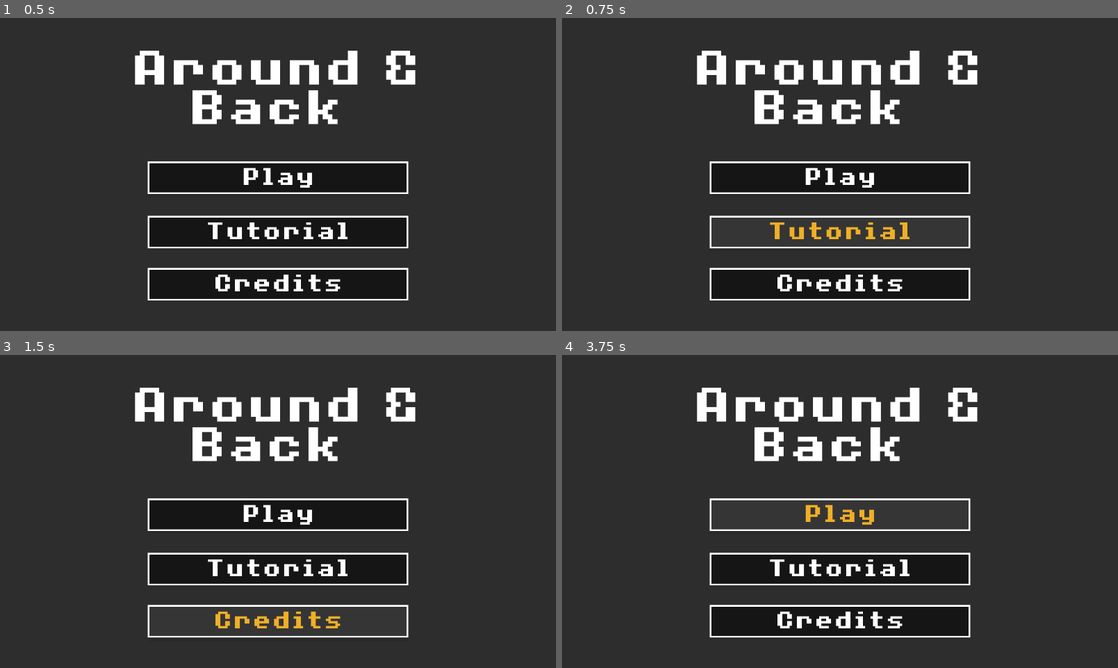
Above: before the commit, frames 1-4 (two rows, left to right).
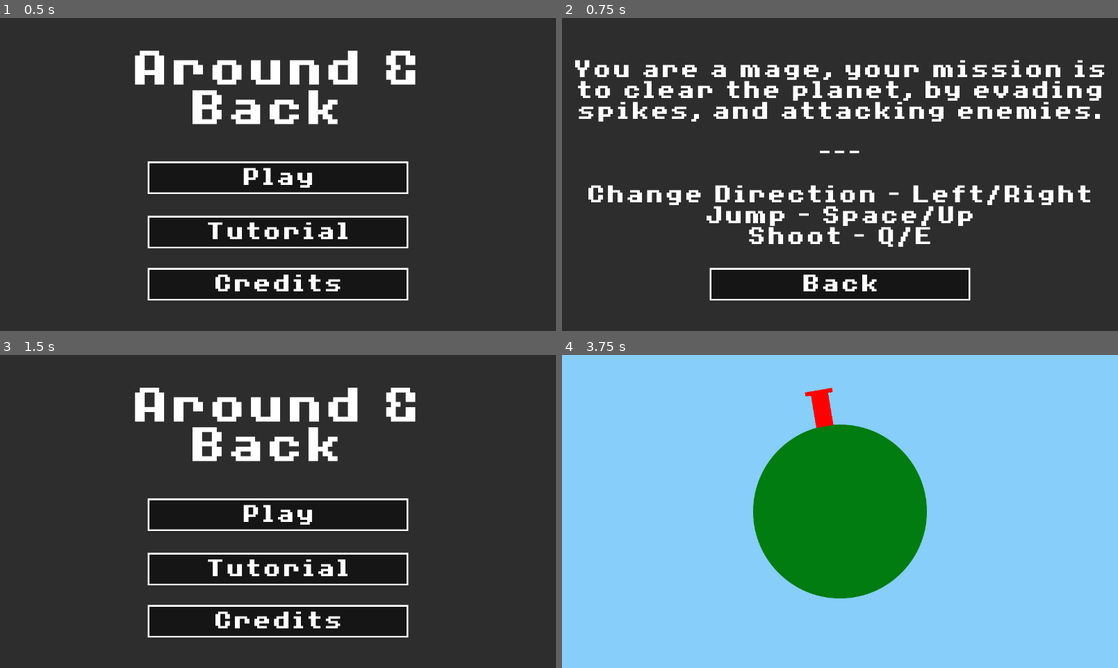
Above: after the commit, the same moments.

Repository: NoohAlavi/JuicyJam2022
Game: Godot game, scene res://UI/MainMenu.tscn
The game is run twice, just before and just after one commit, with the same random seed, the same clock (stepped at 60 frames per second) and the same inputs.
Inputs (mouse positions are in pixels of both pictures, inside the frame that each line leads up to):
- Up to frame 1 (0.5 s): no input
- Up to frame 2 (0.75 s): click "Tutorial" at 0.5 s
- Up to frame 3 (1.5 s): click (278, 621) at 1.25 s, where only the run after the commit has a clickable "Back"
- Up to frame 4 (3.75 s): click "Credits" at 2 s; click (840, 621) at 2.75 s, where only the run after the commit has a clickable "Back"; click "Play" at 3.5 s

Frame 1 is identical in both runs. In frame 2, 14% of the frame differs, in the area x 2-98%, y 10-88%; in frame 3, 4.3%; in frame 4, 100%, in the area x 0-100%, y 0-100%.

Commit message:
Main menu done

Diff:
--- a/JuicyJam/Global.gd
+++ b/JuicyJam/Global.gd
@@ -4,7 +4,8 @@
 # Declare member variables here. Examples:
 # var a = 2
 # var b = "text"
-onready var player = get_node("/root/Game/Player")
+var player : Player
+const Player = preload("Player/Player.gd")
 
 # Called when the node enters the scene tree for the first time.
 func _ready():
--- a/JuicyJam/Player/Player.gd
+++ b/JuicyJam/Player/Player.gd
@@ -10,6 +10,9 @@
 
 var speed = base_speed
 var is_jumping = false
+
+func _ready():
+	Global.player = self
 
 func _process(delta):
 	if Input.is_action_just_pressed("shoot"):
--- /dev/null
+++ b/JuicyJam/UI/Credits.tscn
@@ -0,0 +1,64 @@
+[gd_scene load_steps=4 format=2]
+
+[ext_resource path="res://UI/dialogue.theme" type="Theme" id=2]
+[ext_resource path="res://assets/square.png" type="Texture" id=3]
+[ext_resource path="res://UI/MainMenu.gd" type="Script" id=4]
+
+[node name="Credits" type="Control"]
+anchor_right = 1.0
+anchor_bottom = 1.0
+theme = ExtResource( 2 )
+script = ExtResource( 4 )
+__meta__ = {
+"_edit_use_anchors_": false
+}
+
+[node name="TextureRect" type="TextureRect" parent="."]
+modulate = Color( 0.176471, 0.176471, 0.176471, 1 )
+margin_right = 40.0
+margin_bottom = 40.0
+rect_scale = Vector2( 1.28, 0.8 )
+texture = ExtResource( 3 )
+__meta__ = {
+"_edit_use_anchors_": false
+}
+
+[node name="CreditsBack" type="Button" parent="."]
+margin_left = 340.0
+margin_top = 575.0
+margin_right = 940.0
+margin_bottom = 650.0
+text = "Back"
+__meta__ = {
+"_edit_use_anchors_": false
+}
+
+[node name="RichTextLabel" type="RichTextLabel" parent="."]
+anchor_right = 720.0
+margin_left = 35.0
+margin_top = 75.0
+margin_right = 1256.0
+margin_bottom = 556.0
+bbcode_enabled = true
+bbcode_text = "[center]Hijwfjfwjfwjfjfw[/center]"
+text = "Hijwfjfwjfwjfjfw"
+scroll_active = false
+__meta__ = {
+"_edit_use_anchors_": false
+}
+
+[node name="Label" type="Label" parent="."]
+margin_right = 1280.0
+margin_bottom = 720.0
+text = "Credits
+SkyanSam - Programmer
+Nooh Alavi - Programmer
+Waller3000 - Artist
+Zvynkr - Music Producer"
+align = 1
+valign = 1
+__meta__ = {
+"_edit_use_anchors_": false
+}
+
+[connection signal="pressed" from="CreditsBack" to="." method="_on_CreditsBack_pressed"]
--- a/JuicyJam/UI/MainMenu.gd
+++ b/JuicyJam/UI/MainMenu.gd
@@ -17,4 +17,16 @@
 
 
 func _on_PlayButton_pressed():
-	pass # Replace with function body.
+	get_tree().change_scene("res://Game/Game.tscn")
+
+
+func _on_CreditsBack_pressed():
+	get_tree().change_scene("res://UI/MainMenu.tscn")
+
+
+func _on_Credits_pressed():
+	get_tree().change_scene("res://UI/Credits.tscn")
+
+
+func _on_HowToPlay_pressed():
+	get_tree().change_scene("res://UI/Tutorial.tscn")
--- a/JuicyJam/UI/MainMenu.tscn
+++ b/JuicyJam/UI/MainMenu.tscn
@@ -1,8 +1,9 @@
-[gd_scene load_steps=5 format=2]
+[gd_scene load_steps=6 format=2]
 
 [ext_resource path="res://assets/fonts/8BitOperator/8bitOperatorPlus8-Bold.ttf" type="DynamicFontData" id=1]
 [ext_resource path="res://UI/dialogue.theme" type="Theme" id=2]
 [ext_resource path="res://assets/square.png" type="Texture" id=3]
+[ext_resource path="res://UI/MainMenu.gd" type="Script" id=4]
 
 [sub_resource type="DynamicFont" id=1]
 size = 128
@@ -12,6 +13,7 @@
 anchor_right = 1.0
 anchor_bottom = 1.0
 theme = ExtResource( 2 )
+script = ExtResource( 4 )
 __meta__ = {
 "_edit_use_anchors_": false
 }
@@ -68,3 +70,7 @@
 __meta__ = {
 "_edit_use_anchors_": false
 }
+
+[connection signal="pressed" from="PlayButton" to="." method="_on_PlayButton_pressed"]
+[connection signal="pressed" from="HowToPlay" to="." method="_on_HowToPlay_pressed"]
+[connection signal="pressed" from="Credits" to="." method="_on_Credits_pressed"]
--- /dev/null
+++ b/JuicyJam/UI/Tutorial.tscn
@@ -0,0 +1,55 @@
+[gd_scene load_steps=4 format=2]
+
+[ext_resource path="res://UI/dialogue.theme" type="Theme" id=2]
+[ext_resource path="res://assets/square.png" type="Texture" id=3]
+[ext_resource path="res://UI/MainMenu.gd" type="Script" id=4]
+
+[node name="Tutorial" type="Control"]
+anchor_right = 1.0
+anchor_bottom = 1.0
+theme = ExtResource( 2 )
+script = ExtResource( 4 )
+__meta__ = {
+"_edit_use_anchors_": false
+}
+
+[node name="TextureRect" type="TextureRect" parent="."]
+modulate = Color( 0.176471, 0.176471, 0.176471, 1 )
+margin_right = 40.0
+margin_bottom = 40.0
+rect_scale = Vector2( 1.28, 0.8 )
+texture = ExtResource( 3 )
+__meta__ = {
+"_edit_use_anchors_": false
+}
+
+[node name="CreditsBack" type="Button" parent="."]
+margin_left = 340.0
+margin_top = 575.0
+margin_right = 940.0
+margin_bottom = 650.0
+text = "Back"
+__meta__ = {
+"_edit_use_anchors_": false
+}
+
+[node name="Label" type="Label" parent="."]
+margin_right = 1278.0
+margin_bottom = 720.0
+text = "You are a mage, your mission is to clear the planet, by evading spikes, and attacking enemies.
+
+---
+
+Change Direction - Left/Right
+Jump - Space/Up
+Shoot - Q/E
+
+"
+align = 1
+valign = 1
+autowrap = true
+__meta__ = {
+"_edit_use_anchors_": false
+}
+
+[connection signal="pressed" from="CreditsBack" to="." method="_on_CreditsBack_pressed"]
